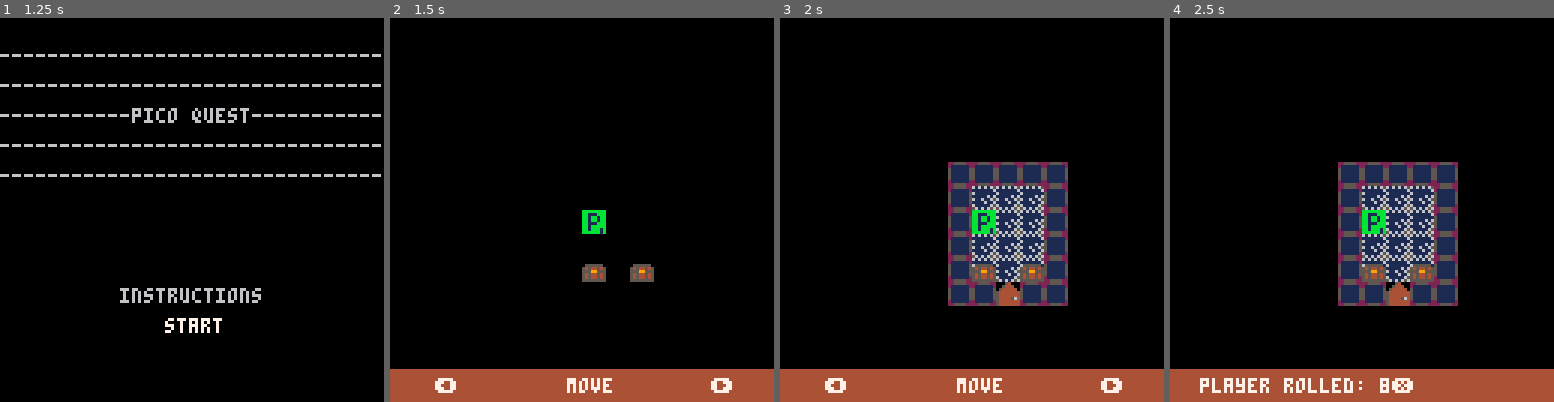
Above: before the commit, frames 1-4 (left to right).
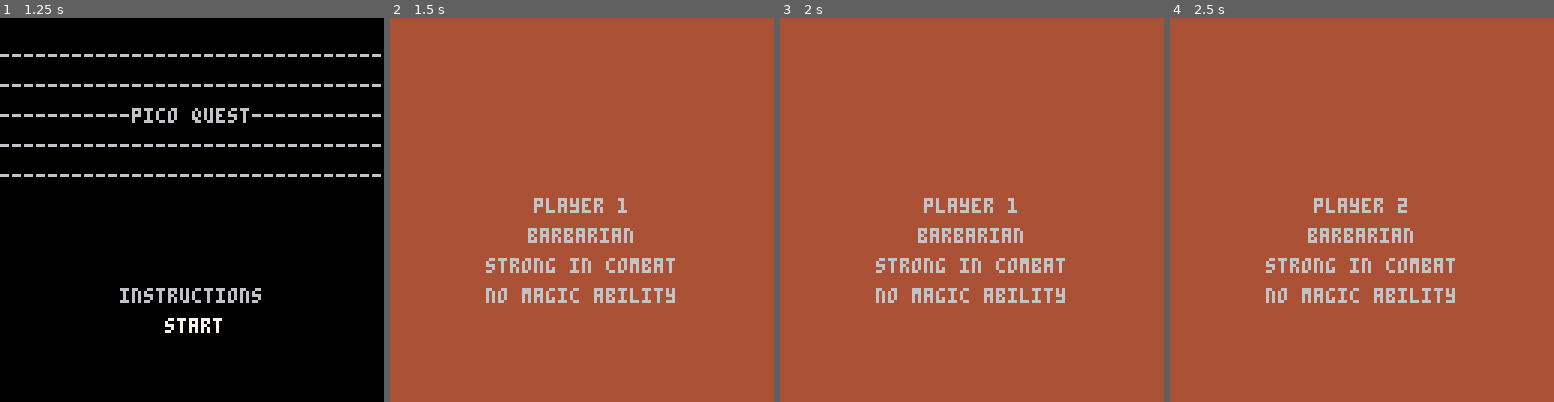
Above: after the commit, the same moments.

Repository: rad-corps/HQuest
Game: PICO-8 cartridge hq.p8
Same seed, same stepped clock (60 frames per second), same inputs: the game is played once before the commit and once after it.
Inputs:
- Up to frame 1 (1.25 s): tap O (Z key) at 0.33, 1.07 s; tap Down at 0.7 s
- Up to frame 2 (1.5 s): tap X (X key) at 1.43 s
- Up to frame 3 (2 s): hold Up from 1.97 s (still down)
- Up to frame 4 (2.5 s): keep holding Up; tap X (X key) at 2.07 s; tap O (Z key) at 2.22 s

Frame 1 is identical in both runs. In frame 2, 92% of the frame differs, in the area x 0-100%, y 0-98%; in frame 3, 91%; in frame 4, 92%.

Commit message:
working on 2 players

Diff:
--- a/hq.p8
+++ b/hq.p8
@@ -22,19 +22,7 @@
 				{20,12}
 			},
 			enemies = { --x, y, type
-				{3,3,2},
-				{4,3,2},
-				{8,2,3},
-				{8,3,6},
-				{8,4,3},
-				{12,4,2},
-				{20,21,4},
-				{21,20,4},
-				{22,19,3},
-				{15,14,3},
-				{18,14,3},
-				{18,11,3},
-				{16,11,8}
+				{3,3,2}
 			},
 			rocks = {
 				{0,1},
@@ -120,6 +108,38 @@
 function _init()
 	app_state = main_menu_state
 	animator = 5
+	actors={}
+
+	enemy_type = {}
+
+	--name, hp, ap
+	add(enemy_type, {"goblin",10,2,1,1,1, 16})
+	add(enemy_type, {"skeleton",6,2,2,1,0, 17})
+	add(enemy_type, {"zombie",5,2,3,1,0,18})
+	add(enemy_type, {"orc",8,3,2,1,2,19})
+	add(enemy_type, {"fimir",6,3,3,2,3,20})
+	add(enemy_type, {"mummy",4,3,4,2,0,21})
+	add(enemy_type, {"chaos warrior",7,4,4,3,3,22})
+	add(enemy_type, {"gargoyle",6,4,5,3,4,23})
+
+	wallid = 32
+	actor_index=1
+	map_w=34
+	map_h=25
+	mission_num = 1
+	cam_cache = {0,0}
+
+	move_or_action_menu = {}
+	move_or_action_menu[1] = "         move        "
+	move_or_action_menu[2] = "        attack       "
+	move_or_action_menu[3] = "       use item      "
+	move_or_action_menu[4] = "     player stats    "
+	move_or_action_menu[5] = "     finish turn     "
+
+	timer=0
+
+	rooms={}
+	init_rooms_array()
 end
 
 function _update()
@@ -175,57 +195,50 @@
 }
 
 character_select_state={
+	selection = 1,
+	player_num = 1,
+
+	player_types = {
+			{"barbarian", "strong in combat", "no magic ability"},
+			{"elf", "a good fighter", "some magic ability"},
+			{"wizard", "weak defense and combat", "strong magic"}
+	},
+
 	update = function()
-		--todo move this line to inside game_state
-		game_state:init()
-		app_state = game_state
+		if (btnp(0)) character_select_state.selection = max(1, character_select_state.selection - 1)
+		if (btnp(1)) character_select_state.selection = min(3, character_select_state.selection + 1)
+		if (btnp(5)) then
+			--init players and enemies
+			local p = player:new()
+			p:init(character_select_state.player_types[1], character_select_state.player_num)
+			actors[character_select_state.player_num] = p
+			character_select_state.player_num += 1
+
+			if character_select_state.player_num > 2 then
+				game_state:init()
+				app_state = game_state
+			end
+		end
 	end,
 
 	draw = function()
+		rectfill(0,0,128,128, 4)
+
+		print("player " .. character_select_state.player_num, 64 - 2 * 8, 60, 6)
+
+		local p_type = character_select_state.player_types[character_select_state.selection]
+		local y_pos = 70
+
+		for i=1, #p_type do
+			print(p_type[i], 64 - 2 * #p_type[i], y_pos, 6)
+			y_pos += 10
+		end
 
 	end
 }
 
 game_state={
 	init=function()
-		wallid = 32
-		actor_index=1
-		map_w=34
-		map_h=25
-		mission_num = 1
-		cam_cache = {0,0}
-
-		move_or_action_menu = {}
-		move_or_action_menu[1] = "         move        "
-		move_or_action_menu[2] = "        attack       "
-		move_or_action_menu[3] = "       use item      "
-		move_or_action_menu[4] = "     player stats    "
-		move_or_action_menu[5] = "     finish turn     "
-
-		rooms={}
-		init_rooms_array()
-
-		--init players and enemies
-		actors={}
-		actors[1] = player:new()
-		actors[1]:init("barbarian")
-
-		enemy_type = {}
-
-		--name, hp, ap
-		add(enemy_type, {"goblin",10,2,1,1,1, 16})
-		add(enemy_type, {"skeleton",6,2,2,1,0, 17})
-		add(enemy_type, {"zombie",5,2,3,1,0,18})
-		add(enemy_type, {"orc",8,3,2,1,2,19})
-		add(enemy_type, {"fimir",6,3,3,2,3,20})
-		add(enemy_type, {"mummy",4,3,4,2,0,21})
-		add(enemy_type, {"chaos warrior",7,4,4,3,3,22})
-		add(enemy_type, {"gargoyle",6,4,5,3,4,23})
-
-		chests={}
-
-		timer=0
-
 		init_mission(mission_num)
 	end,
 
@@ -265,7 +278,7 @@
 	draw = function()
 		camera()
 		rectfill(0,0,128,128, 4)
-		local p = actors[1]
+		local p = actors[actor_index]
 		print("name: " .. p.name, 10, 10, 7)
 		print("att: " .. p.ap, 10, 20, 7)
 		print("def: " .. p.dp, 50, 20, 7)
@@ -284,7 +297,7 @@
 
 item_select_state = {
 	update = function ()
-		local p = actors[1]
+		local p = actors[actor_index]
 		if (btnp(2)) p.item_selection -= 1
 		if (btnp(3)) p.item_selection += 1
 		if (p.item_selection < 1) p.item_selection = #p.items
@@ -305,7 +318,7 @@
 	end,
 
 	draw = function()
-		local p = actors[1]
+		local p = actors[actor_index]
 		camera()
 		rectfill(0,0,128,128, 4)
 		print("items:", 10, 40, 7)
@@ -352,12 +365,12 @@
 	draw = function()
 		camera()
 		rectfill(0,117,128,128, 4)
-		local p = actors[1]
+		local p = actors[actor_index]
 
 		if #gui.messages > 0 then
 			print(gui.messages[1][1] .. "\x97", 10, 120, 7)
 
-		elseif actor_index == 1 then --draw player gui
+		elseif actor_index < 3 then --draw player gui
 
 			if p.state == "move" then
 				print("       moves left " .. p.ml, 10, 120, 7)
@@ -499,9 +512,12 @@
 	return o
 end
 
-function player:init(type)
+function player:init(type, index)
+	--todo each player type should have a different sprite
+	self.sprite = 0
+	self.index = index
+
 	if type == "barbarian" then
-		self.sprite = 0
 		self.ap = 3
 		self.dp = 2
 		self.max_bp = 8
@@ -565,13 +581,13 @@
 
 function player:draw()
 	--centre camera
-	if actor_index == 1 then
+	if actor_index == self.index then
 		set_camera(self.x * 8 - 64, self.y * 8 - 64)
 	end
 
 	spr(0,self.x * 8, self.y * 8)
 
-	if actor_index == 1 then
+	if actor_index == self.index then
 		restore_camera()
 	end
 end
@@ -647,10 +663,10 @@
 	end
 
 	--check collision with end tile
-	printh(fget(mget(self.x, self.y)))
+	--printh(fget(mget(self.x, self.y)))
 
 	--check collision with enemies
-	for i=2, #actors do
+	for i=3, #actors do
 		if actors[i].alive == true then
 			if self.x == actors[i].x and self.y == actors[i].y then
 				self.x = prevx
@@ -901,6 +918,7 @@
 	return ret
 end
 
+--todo change to closed_chest....
 function chest_at_surrounding_location(x,y)
 	local ret = nil
 	if (ret == nil) ret = chest_at_location(x+1, y)
@@ -994,6 +1012,8 @@
 
 	actors[1].x = mission.starting_point[1]
 	actors[1].y = mission.starting_point[2]
+	actors[2].x = mission.starting_point[1] + 1
+	actors[2].y = mission.starting_point[2]
 
 	--add the enemies
 	for en in all(mission.enemies) do
@@ -1010,6 +1030,7 @@
 	end
 
 	--initialise chests
+	chests={}
 	for ch in all (mission.chest_data) do
 		local l_chest = chest:new()
 		l_chest:init(ch[1], ch[2], ch[3], ch[4])
@@ -1022,13 +1043,11 @@
 	for rm in all(rooms) do
 		--check player collision with room
 		if cell_in_room(rm, x, y) then
-			printh("revealing room: " .. rm.x .. " " .. rm.y)
 			rm.visible = true
 
 			--check all enemies collision with room
 			for i=2, #actors do
 				if cell_in_room(rm, actors[i].x, actors[i].y) then
-					printh("setting actor to active: " .. i )
 					if actors[i].alive == true then
 						actors[i].active = true
 					end
